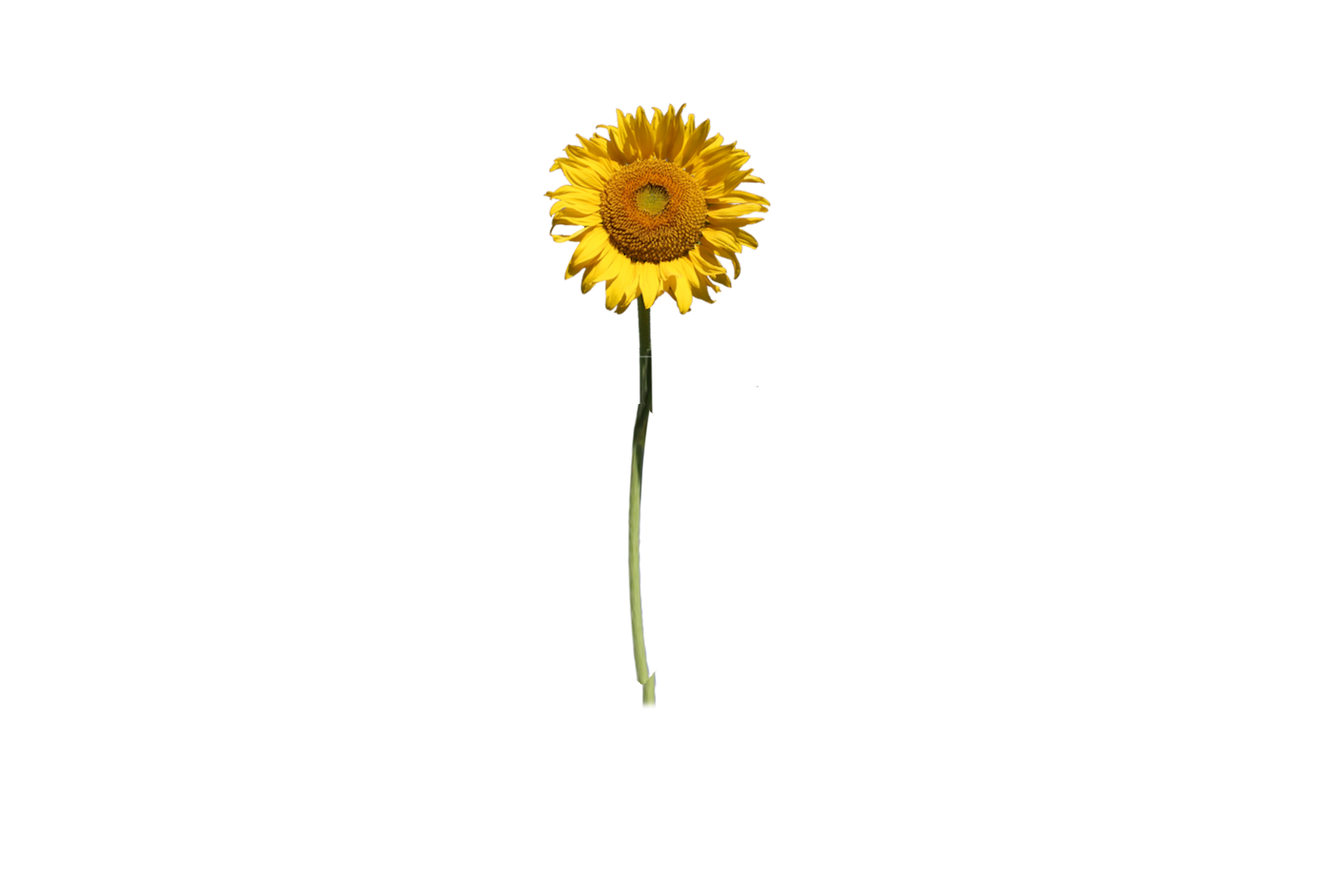
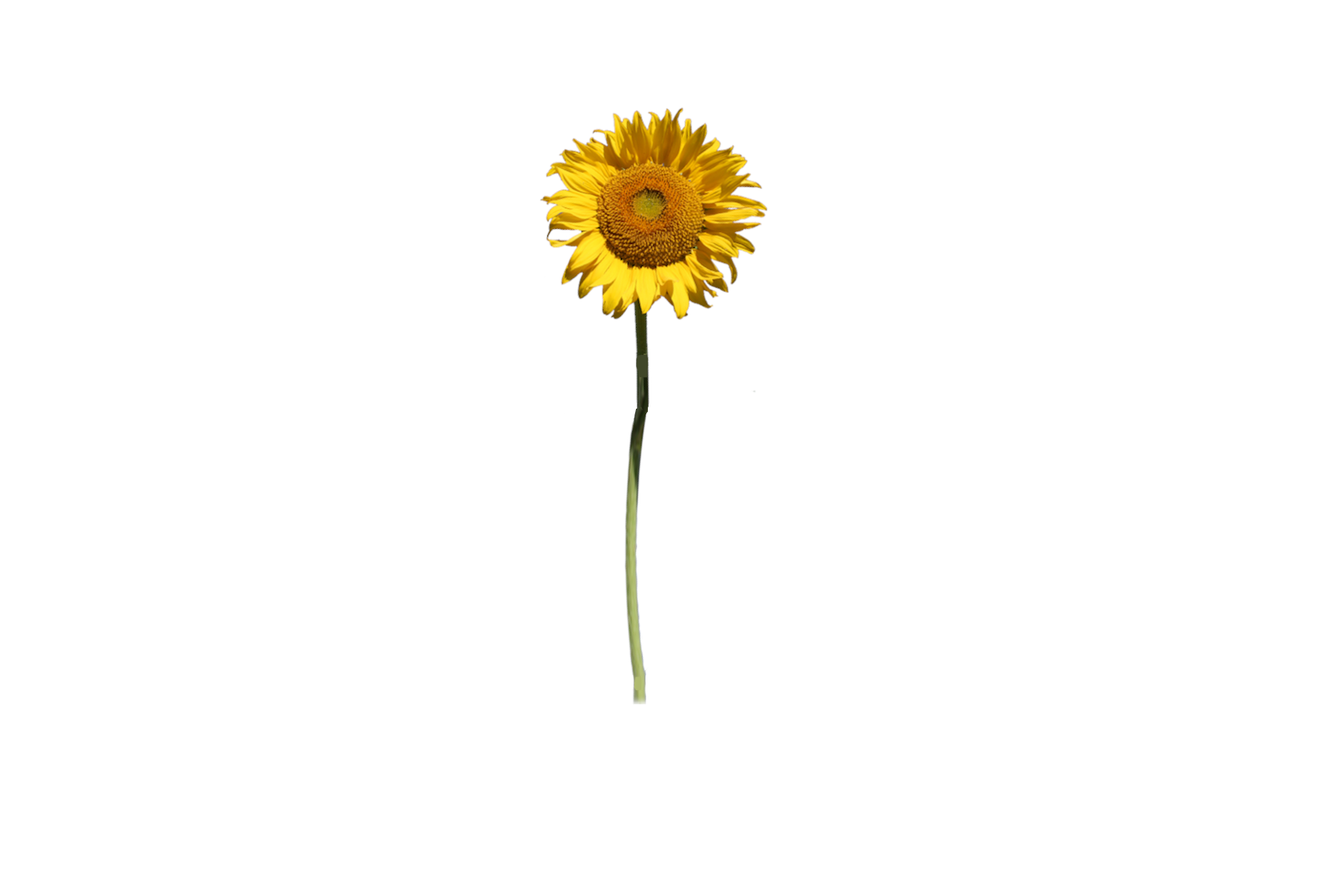
The second w=1344, h=896 image is a revision of the first. Changes to its layers:
removed layer "Sloniecznik-wycięty.psd copy" over [left=539, top=102, right=772, bottom=709]
painted on "chmury" over [left=539, top=106, right=769, bottom=705]
